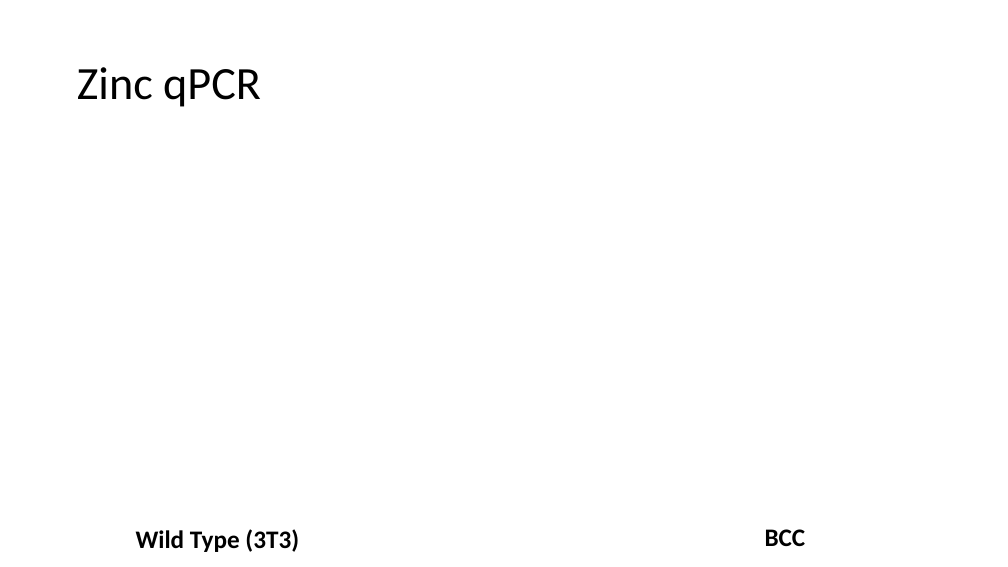
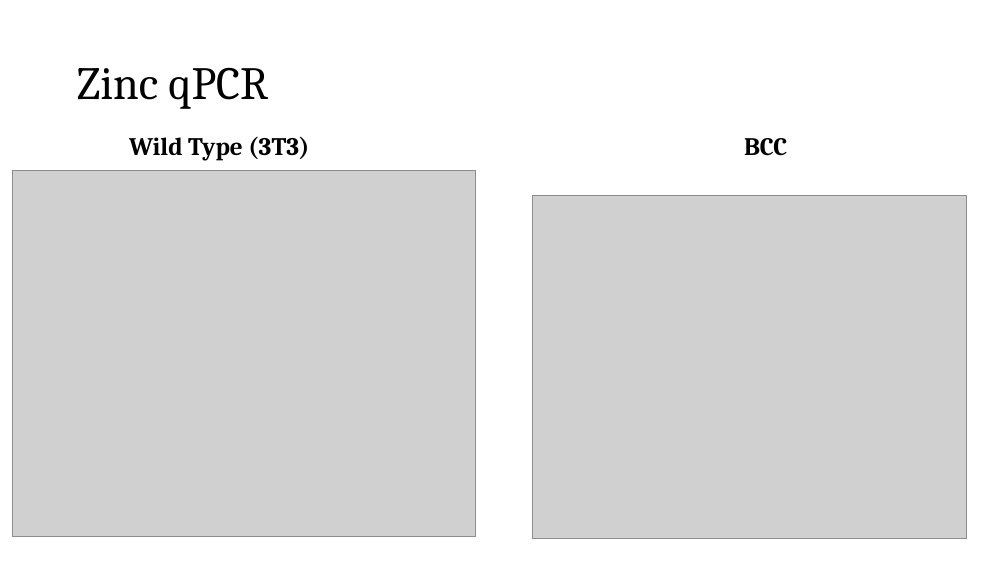
Before and after one commit to phalas25/ph-future-phd, a slide deck: slide 15 of Rotation Wrap Up Presentation.pptx. Drawn at 1008x567 pixels with LibreOffice and Linux fonts; fonts in the diff are those of the drawing; grey boxes stand for pictures. Boxes give left, top, right and bottom in pixels: in the first picture for what was removed or moved away, otherwise in the second. Text is boxed around its words. In the diff, an @@ line names an element or a change of style, - is before the commit and + after.

```diff
--- a/Rotation Wrap Up Presentation.pptx
+++ b/Rotation Wrap Up Presentation.pptx
@@ text "Wild Type (3T3)": place and size @@
-text "Wild Type (3T3)" at [136,529,299,552]
+text "Wild Type (3T3)" at [129,136,309,161]
@@ font Calibri to Cambria in 3 elements at [77,67,268,109], [129,136,309,161], [744,138,787,156] @@
@@ text "BCC": place and size @@
-text "BCC" at [765,529,806,546]
+text "BCC" at [744,138,787,156]
@@ picture added at [12,171,476,537] @@
@@ picture added at [532,196,966,538] @@
```
Also in this commit, not shown: 11 other files.
